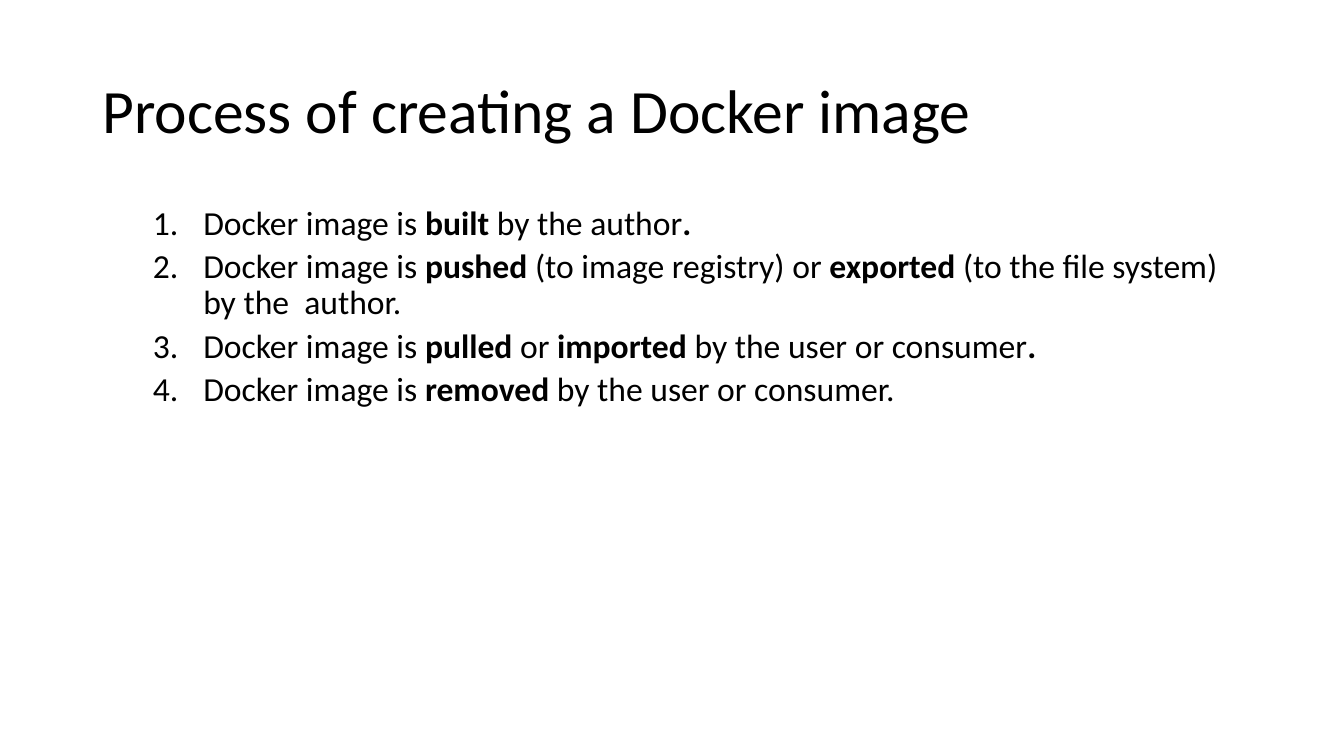
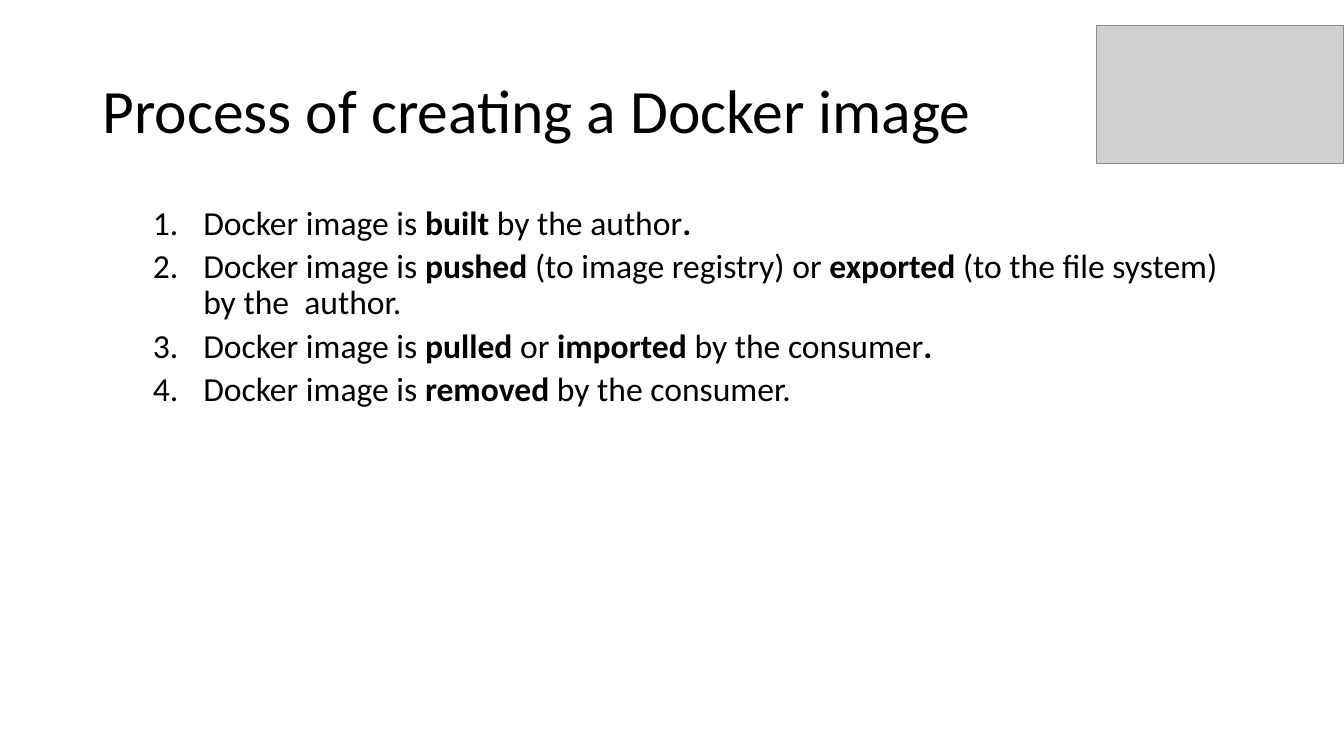
Before and after one commit to aljazsim/docker-masterclass-examples, a slide deck: slide 15 of Docker Masterclass.pptx. Drawn at 1344x756 pixels with LibreOffice and Linux fonts; fonts in the diff are those of the drawing; grey boxes stand for pictures. Boxes give left, top, right and bottom in pixels: in the first picture for what was removed or moved away, otherwise in the second. Text is boxed around its words. In the diff, an @@ line names an element or a change of style, - is before the commit and + after.

```diff
--- a/Docker Masterclass.pptx
+++ b/Docker Masterclass.pptx
@@ picture added at bbox=[1097, 25, 1343, 164] @@
@@ text at bbox=[203, 334, 932, 407]: text changed @@
-  3. Docker image is pulled or imported by the user or consumer.
-  4. Docker image is removed by the user or consumer.
+  3. Docker image is pulled or imported by the consumer.
+  4. Docker image is removed by the consumer.
```
Also in this commit, not shown: 54 other slides changed, 4 slides added.
